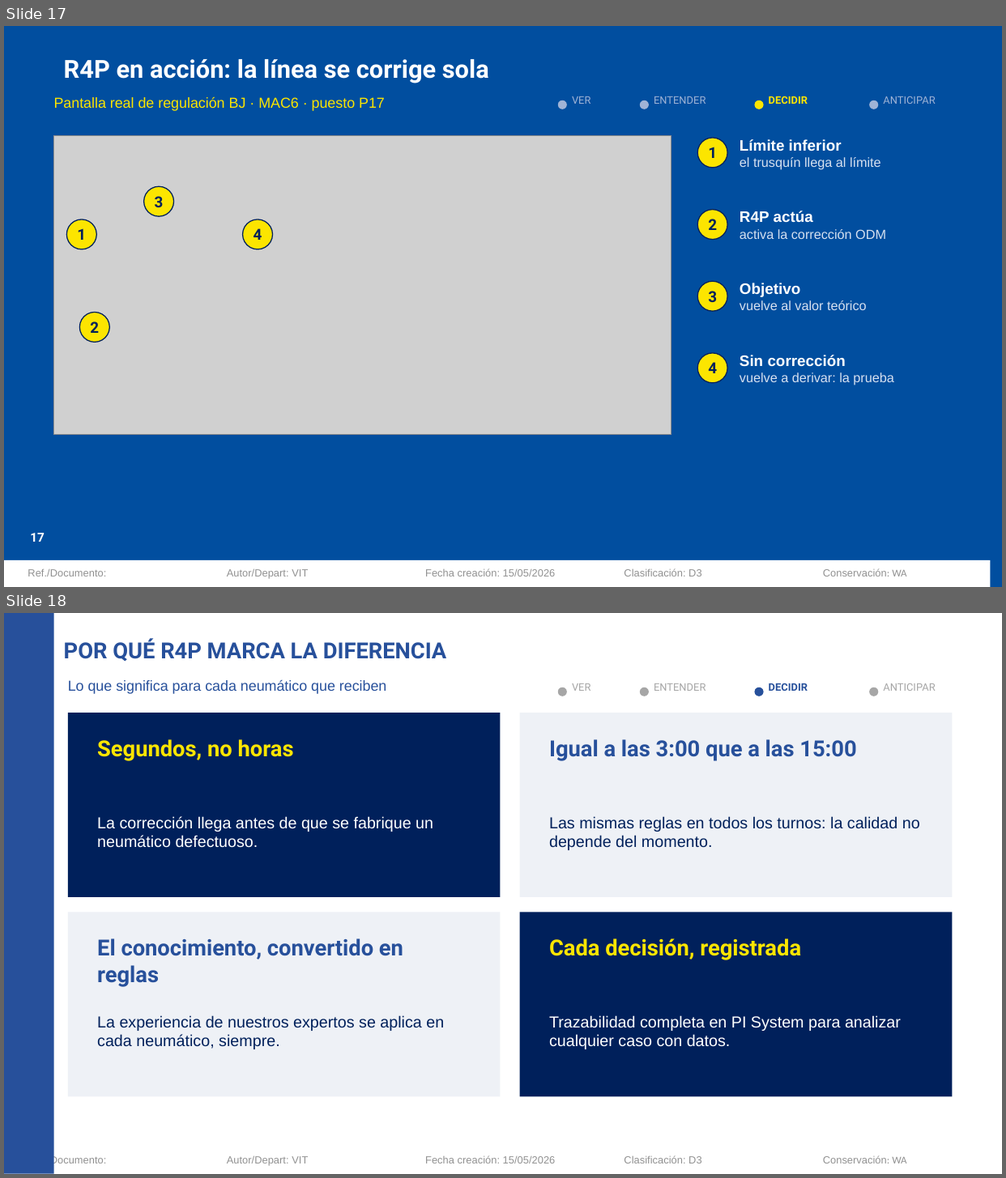
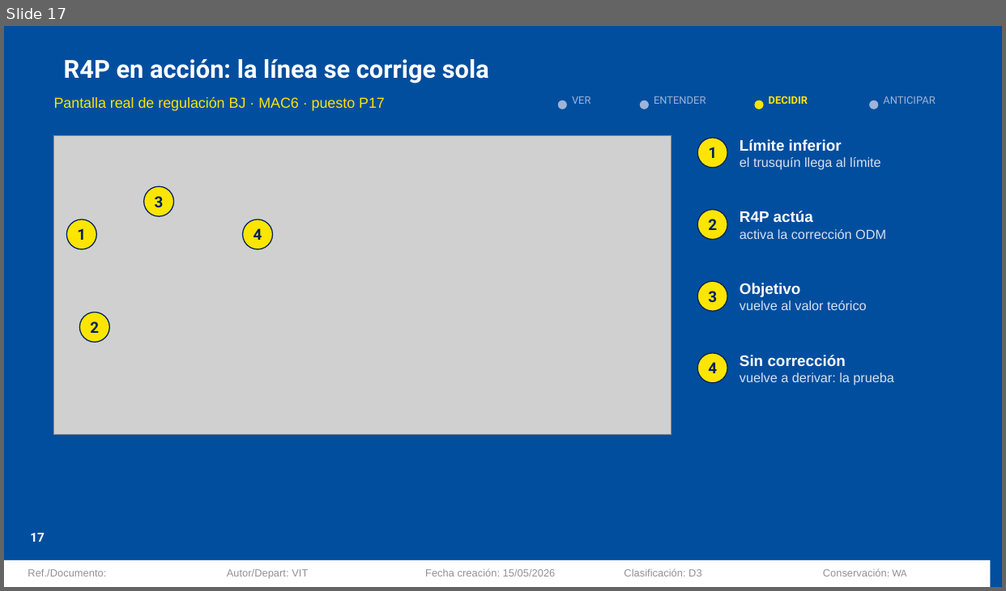
Before and after one commit to Asierenux/blank-app, a slide deck: presentaciones/Michelin_Hyundai_Fabricacion_Digital_ES.pptx. Shown one above the other, each under a label of ours: slides 17 and 18 before the commit, slide 17 after it. The pictures are 1006x1178 and 1006x591 pixels, drawn with LibreOffice and Linux fonts; fonts in the diff are those of the drawing; grey boxes stand for pictures; background and template pictures are left out. Boxes give left, top, right and bottom in pixels: in the first picture for what was removed or moved away, otherwise in the second. Text is boxed around its words. In the diff, an @@ line names an element or a change of style, - is before the commit and + after.

```diff
--- a/presentaciones/Michelin_Hyundai_Fabricacion_Digital_ES.pptx
+++ b/presentaciones/Michelin_Hyundai_Fabricacion_Digital_ES.pptx
@@ slide 18 removed at (x1=4, y1=613, x2=1002, y2=1174), background #FFFFFF; not listed: 5 template elements that a slide beside it also shows @@
@@ rectangle removed at (x1=4, y1=613, x2=54, y2=1174) @@
@@ title removed at (x1=64, y1=638, x2=447, y2=662) @@
-POR QUÉ R4P MARCA LA DIFERENCIA
@@ text removed at (x1=68, y1=679, x2=387, y2=694) @@
-Lo que significa para cada neumático que reciben
@@ text removed at (x1=572, y1=683, x2=590, y2=691) @@
-VER
@@ text removed at (x1=654, y1=683, x2=705, y2=691) @@
-ENTENDER
@@ text removed at (x1=769, y1=683, x2=808, y2=691) @@
-DECIDIR
@@ text removed at (x1=883, y1=683, x2=935, y2=691) @@
-ANTICIPAR
@@ ellipse removed at (x1=558, y1=687, x2=567, y2=696) @@
@@ ellipse removed at (x1=640, y1=687, x2=649, y2=696) @@
@@ ellipse removed at (x1=754, y1=687, x2=764, y2=696) @@
@@ ellipse removed at (x1=869, y1=687, x2=878, y2=696) @@
@@ rectangle removed at (x1=68, y1=713, x2=500, y2=897) @@
@@ rectangle removed at (x1=520, y1=713, x2=952, y2=897) @@
@@ text removed at (x1=97, y1=739, x2=294, y2=761) @@
-Segundos, no horas
@@ text removed at (x1=549, y1=739, x2=856, y2=761) @@
-Igual a las 3:00 que a las 15:00
@@ text removed at (x1=97, y1=816, x2=433, y2=848) @@
-La corrección llega antes de que se fabrique un neumático defectuoso.
@@ text removed at (x1=549, y1=816, x2=920, y2=850) @@
-Las mismas reglas en todos los turnos: la calidad no depende del momento.
@@ rectangle removed at (x1=68, y1=913, x2=500, y2=1097) @@
@@ rectangle removed at (x1=520, y1=913, x2=952, y2=1097) @@
@@ text removed at (x1=97, y1=939, x2=403, y2=987) @@
-El conocimiento, convertido en reglas
@@ text removed at (x1=549, y1=939, x2=801, y2=960) @@
-Cada decisión, registrada
@@ text removed at (x1=97, y1=1016, x2=444, y2=1050) @@
-La experiencia de nuestros expertos se aplica en cada neumático, siempre.
@@ text removed at (x1=549, y1=1016, x2=901, y2=1050) @@
-Trazabilidad completa en PI System para analizar cualquier caso con datos.
```
Also in this commit, not shown: 1 slide added.
